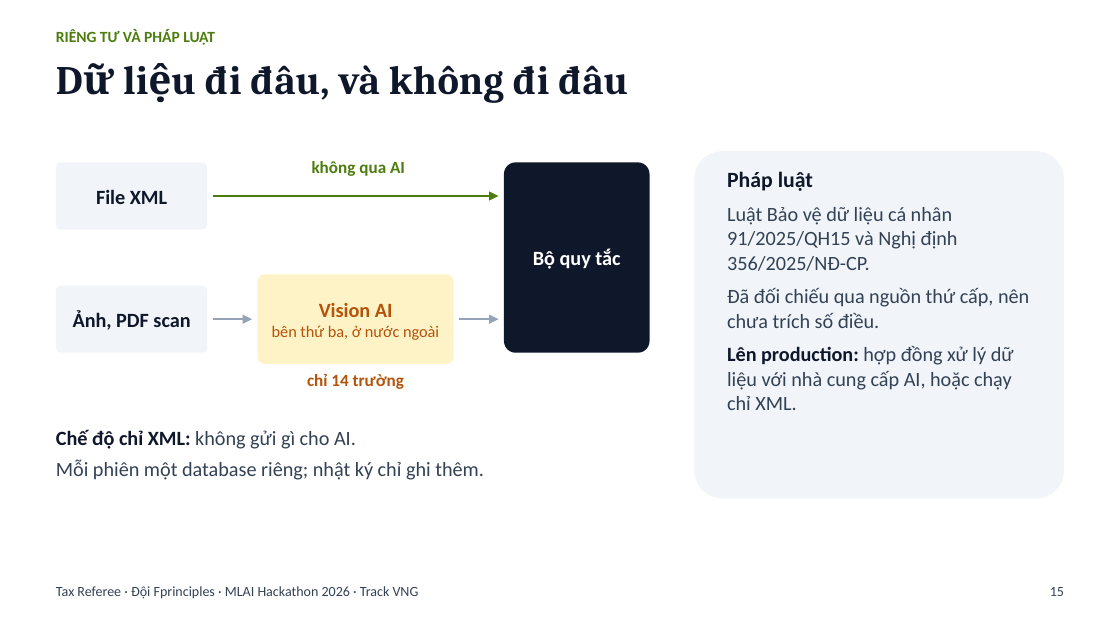
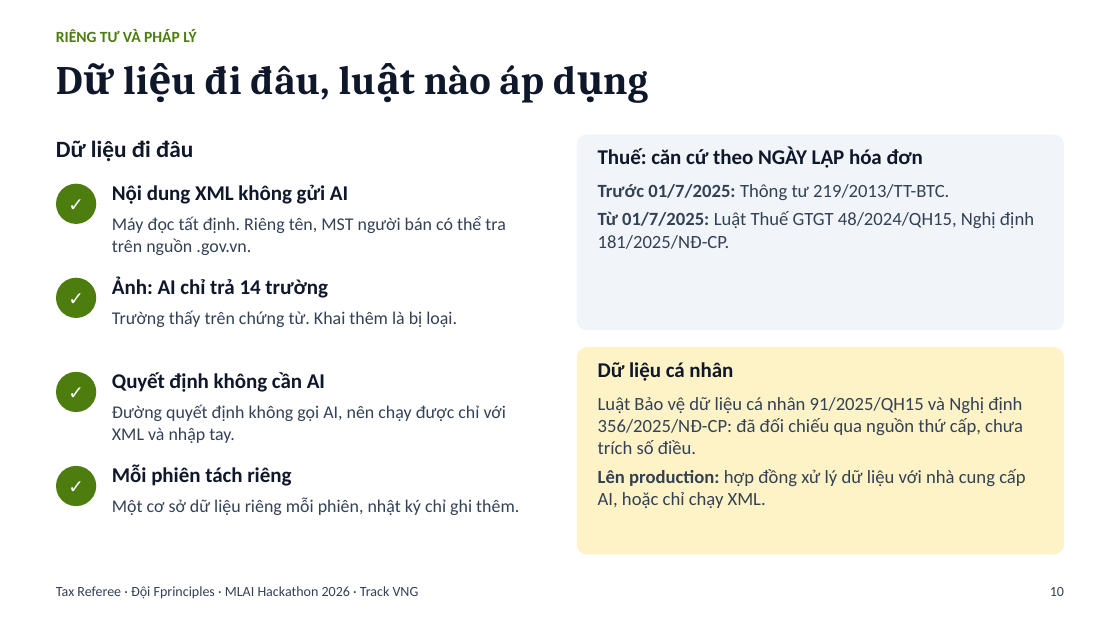
Before and after one commit to bminhnemhoi/tax_mlaihackathon, a slide deck: slide 10 of docs/submission/Tax-Referee-trinh-bay-cai-tien-17-10.pptx (slide 15 before the commit). Drawn at 1120x630 pixels with LibreOffice and Linux fonts; fonts in the diff are those of the drawing. Boxes give left, top, right and bottom in pixels: in the first picture for what was removed or moved away, otherwise in the second. Text is boxed around its words. In the diff, an @@ line names an element or a change of style, - is before the commit and + after.

```diff
--- a/docs/submission/Tax-Referee-trinh-bay-cai-tien-17-10.pptx
+++ b/docs/submission/Tax-Referee-trinh-bay-cai-tien-17-10.pptx
@@ text at box(56, 29, 196, 42): text changed @@
-RIÊNG TƯ VÀ PHÁP LUẬT
+RIÊNG TƯ VÀ PHÁP LÝ
@@ text at box(205, 65, 544, 103): text changed @@
-Dữ liệu đi đâu, và không đi đâu
+Dữ liệu đi đâu, luật nào áp dụng
@@ text added at box(56, 140, 193, 161), 15 pt, text #0F172A, bold @@
+Dữ liệu đi đâu
@@ rounded rectangle added at box(577, 134, 1064, 330), fill #F1F5F9, 12 pt, text #334155 @@
+Thuế: căn cứ theo NGÀY LẬP hóa đơn
+Trước 01/7/2025: Thông tư 219/2013/TT-BTC.
+Từ 01/7/2025: Luật Thuế GTGT 48/2024/QH15, Nghị định 181/2025/NĐ-CP.
@@ rounded rectangle removed at box(56, 162, 207, 230) @@
-File XML
@@ rounded rectangle removed at box(504, 162, 650, 353) @@
-Bộ quy tắc
@@ ellipse added at box(56, 184, 96, 224), fill #4D7C0F, 12 pt, text #FFFFFF, bold @@
+✓
@@ text added at box(112, 184, 348, 204), 13.5 pt, text #0F172A, bold @@
+Nội dung XML không gửi AI
@@ arrow removed from (213, 196) to (498, 196) @@
@@ text added at box(112, 216, 505, 255), 11.5 pt, text #334155 @@
+Máy đọc tất định. Riêng tên, MST người bán có thể tra trên nguồn .gov.vn.
@@ rounded rectangle removed at box(56, 286, 207, 353) @@
-Ảnh, PDF scan
@@ ellipse added at box(56, 278, 96, 318), fill #4D7C0F, 12 pt, text #FFFFFF, bold @@
+✓
@@ text at box(112, 276, 328, 298): text changed; size 11 to 13.5 pt; text colour #4D7C0F to #0F172A @@
-không qua AI
+Ảnh: AI chỉ trả 14 trường
@@ rounded rectangle removed at box(258, 274, 454, 364) @@
-Vision AI
-bên thứ ba, ở nước ngoài
@@ text added at box(112, 310, 457, 327), 11.5 pt, text #334155 @@
+Trường thấy trên chứng từ. Khai thêm là bị loại.
@@ arrow removed from (213, 319) to (252, 319) @@
@@ arrow removed from (459, 319) to (498, 319) @@
@@ rounded rectangle "Dữ liệu cá nhân": place and size @@
-rounded rectangle "Dữ liệu cá nhân" at box(694, 151, 1064, 498)
+rounded rectangle "Dữ liệu cá nhân" at box(577, 347, 1064, 554)
@@ rounded rectangle "Dữ liệu cá nhân" at box(577, 347, 1064, 554): fill #F1F5F9 to #FEF3C7; proportions changed @@
@@ ellipse added at box(56, 372, 96, 412), fill #4D7C0F, 12 pt, text #FFFFFF, bold @@
+✓
@@ text at box(112, 372, 325, 392): text changed; size 11 to 13.5 pt; text colour #B45309 to #0F172A @@
-chỉ 14 trường
+Quyết định không cần AI
@@ text in rounded rectangle at box(598, 362, 1025, 508): text changed; size 13 to 12 pt @@
-Pháp luật
-Luật Bảo vệ dữ liệu cá nhân 91/2025/QH15 và Nghị định 356/2025/NĐ-CP.
-Đã đối chiếu qua nguồn thứ cấp, nên chưa trích số điều.
-Lên production: hợp đồng xử lý dữ liệu với nhà cung cấp AI, hoặc chạy chỉ XML.
+Dữ liệu cá nhân
+Luật Bảo vệ dữ liệu cá nhân 91/2025/QH15 và Nghị định 356/2025/NĐ-CP: đã đối chiếu qua nguồn thứ cấp, chưa trích số điều.
+Lên production: hợp đồng xử lý dữ liệu với nhà cung cấp AI, hoặc chỉ chạy XML.
@@ text at box(112, 404, 506, 443): text changed; size 13 to 11.5 pt @@
-Chế độ chỉ XML: không gửi gì cho AI.
-Mỗi phiên một database riêng; nhật ký chỉ ghi thêm.
+Đường quyết định không gọi AI, nên chạy được chỉ với XML và nhập tay.
@@ ellipse added at box(56, 466, 96, 506), fill #4D7C0F, 12 pt, text #FFFFFF, bold @@
+✓
@@ text added at box(112, 464, 291, 486), 13.5 pt, text #0F172A, bold @@
+Mỗi phiên tách riêng
@@ text added at box(112, 498, 519, 515), 11.5 pt, text #334155 @@
+Một cơ sở dữ liệu riêng mỗi phiên, nhật ký chỉ ghi thêm.
@@ text at box(1050, 587, 1064, 596): text changed @@
-15
+10
```
Also in this commit, not shown: 1 other slide changed, 9 slides added, 17 slides removed, 7 other files.
